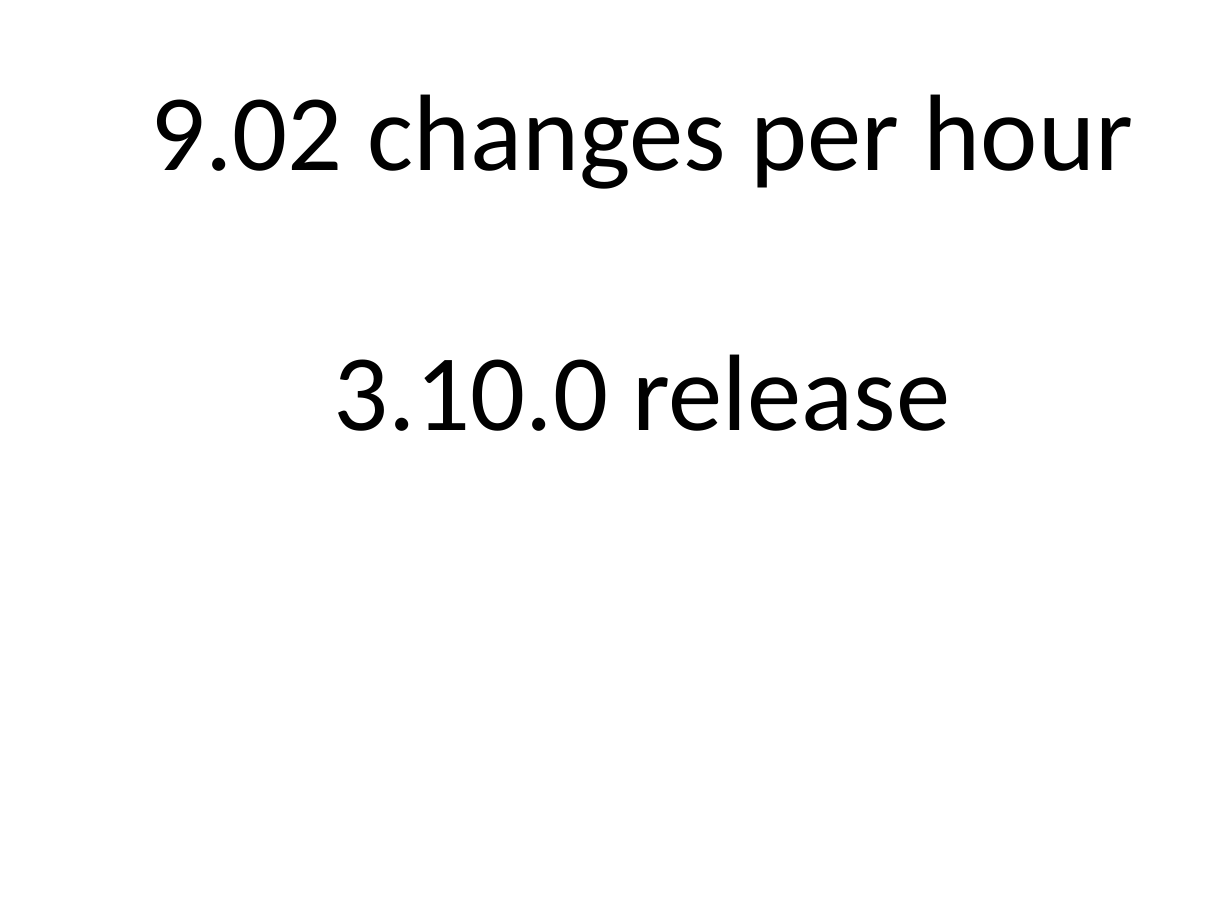
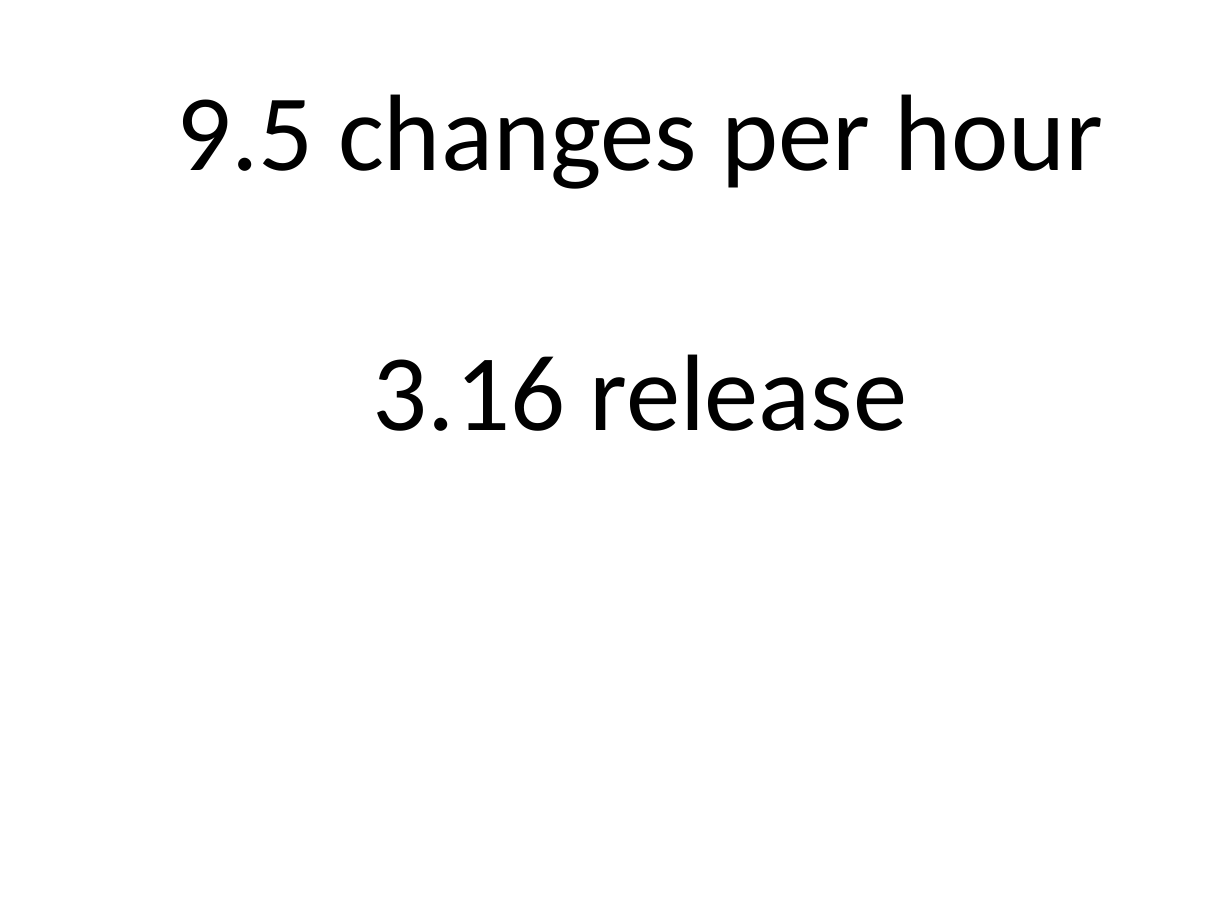
Before and after one commit to gregkh/kernel-development, a slide deck: slide 7 of lf_kernel-development.odp. Drawn at 1232x924 pixels with LibreOffice and Linux fonts; fonts in the diff are those of the drawing; background and template pictures are left out. Boxes give left, top, right and bottom in pixels: in the first picture for what was removed or moved away, otherwise in the second. Text is boxed around its words. In the diff, an @@ line names an element or a change of style, - is before the commit and + after.

```diff
--- a/lf_kernel-development.odp
+++ b/lf_kernel-development.odp
@@ text at [176,94,1104,431]: text changed @@
-9.02 changes per hour
-3.10.0 release
+9.5 changes per hour
+3.16 release
```
Also in this commit, not shown: 13 other slides changed, 2 slides added.
